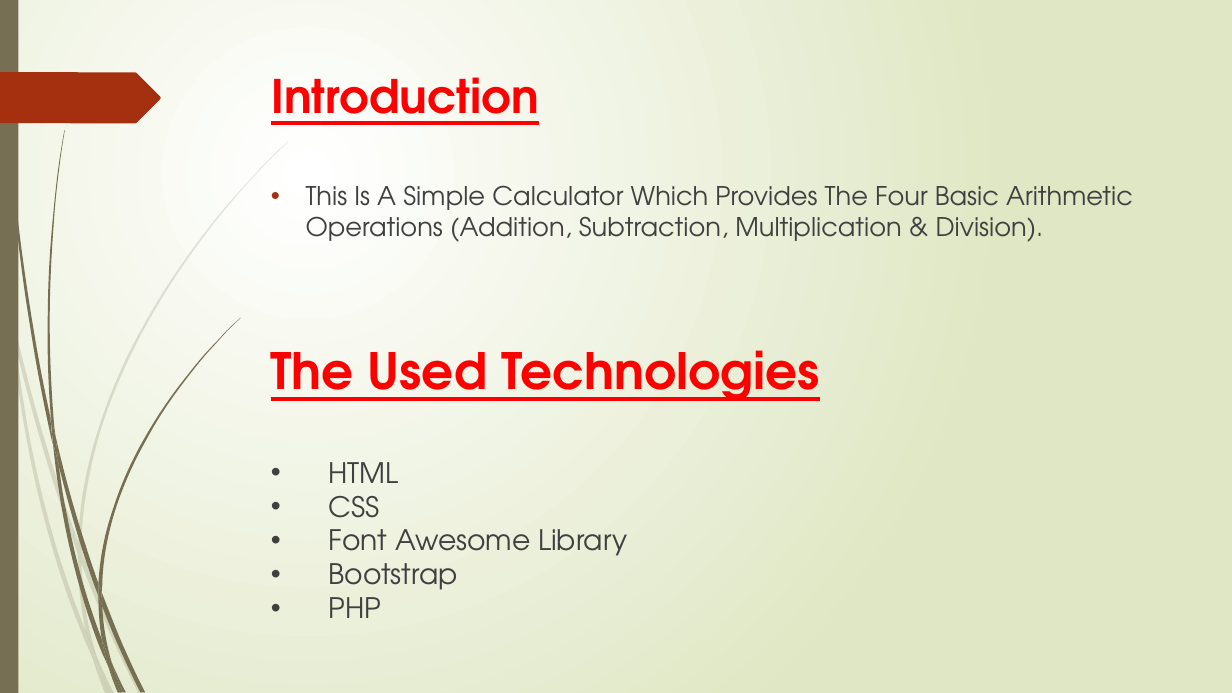
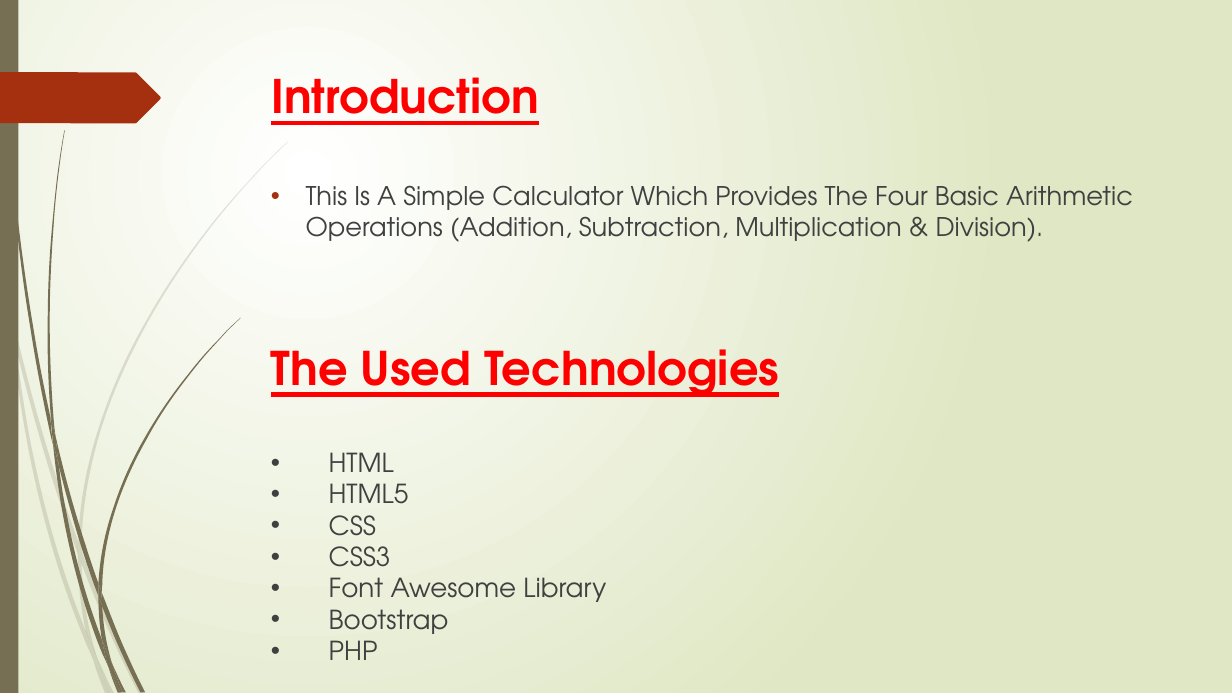
Before and after one commit to MostafaRamzySayedAhmed/CalculatorApp, a slide deck: slide 3 of Presentation.pptx. Drawn at 1232x693 pixels with LibreOffice and Linux fonts; fonts in the diff are those of the drawing. Boxes give left, top, right and bottom in pixels: in the first picture for what was removed or moved away, otherwise in the second. Text is boxed around its words. In the diff, an @@ line names an element or a change of style, - is before the commit and + after.

Commit message:
Ubdated The Presentation File

```diff
--- a/Presentation.pptx
+++ b/Presentation.pptx
@@ text at [271,349,779,641]: size 39 to 36.1 pt in "The Used Technologies"; size 22 to 20.4 pt in "HTML", "CSS", "Font Awesome Library", "Bootstrap" and 1 more places @@
@@ text at [329,483,409,516]: paragraph added @@
+• HTML5
@@ text at [329,546,391,579]: paragraph added @@
+• CSS3
```
